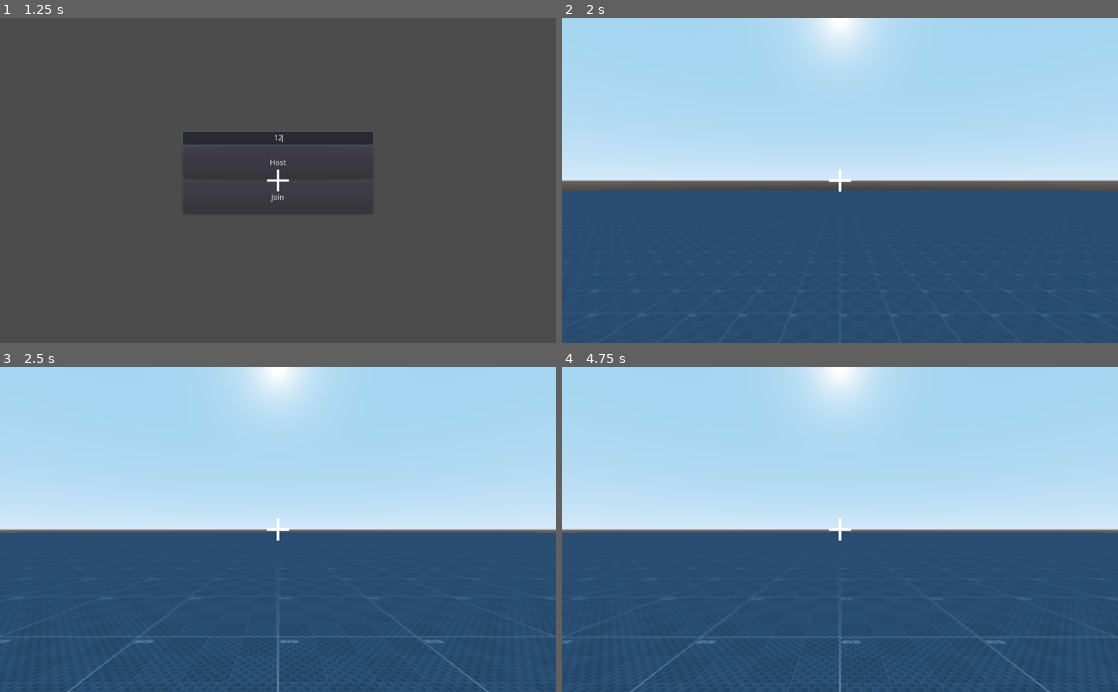
Above: before the commit, frames 1-4 (two rows, left to right).
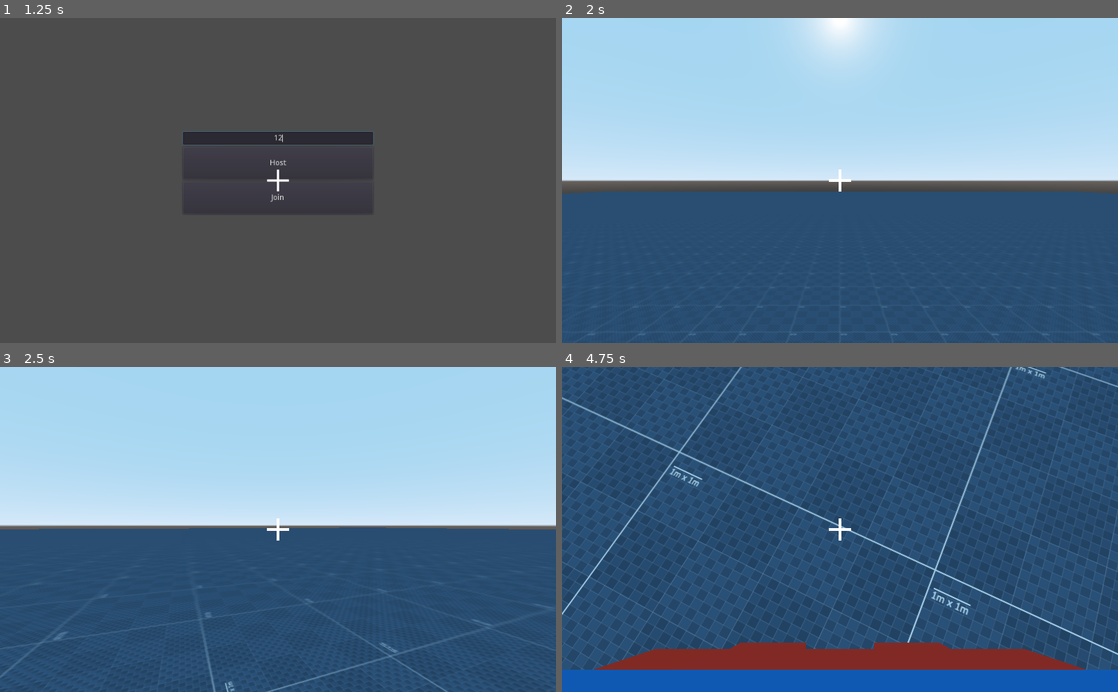
Above: after the commit, the same moments.

Repository: przemykomo/pekgame
Game: Godot game, scene res://scenes/MyScene.tscn
Same seed, same stepped clock (60 frames per second), same inputs: the game is played once before the commit and once after it.
Inputs (mouse positions are in pixels of both pictures, inside the frame that each line leads up to):
- Up to frame 1 (1.25 s): click (278, 138) at 0.52 s; type "12" at 0.6 s
- Up to frame 2 (2 s): click "Host" at 1.25 s
- Up to frame 3 (2.5 s): move the mouse to (400, 513) at 2.02 s; hold D (right, bound only after the commit) from 2.03 s (still down); click (400, 513) at 2.1 s; tap Space (jump) at 2.27, 2.3 s
- Up to frame 4 (4.75 s): tap Space (jump) at 2.57, 2.85, 3.02, 3.32, 3.8, 4.52 s; move the mouse to (728, 545) at 2.77 s; release D (right, bound only after the commit) at 2.78 s; hold S (down, bound only after the commit) 2.78-3.53 s; click (728, 545) at 3.05 s; move the mouse to (895, 458) at 3.52 s; hold D (right, bound only after the commit) 3.53-4.28 s; click (895, 458) at 3.6 s; tap Enter at 4.25 s; move the mouse to (812, 594) at 4.27 s; hold W (up, bound only after the commit) from 4.28 s (still down); click (812, 594) at 4.35 s

Frame 1 is identical in both runs. In frame 2, 0.5% of the frame differs, in the area x 0-100%, y 52-100%; in frame 3, 4.7%; in frame 4, 64%, in the area x 0-100%, y 0-100%.
Error before the commit: Parse Error: Variable "Camera" shadows a native class. (res://scripts/Player.gd:11)

Commit message:
player rigidbody movement

Diff:
--- a/project.godot
+++ b/project.godot
@@ -39,6 +39,26 @@
 "events": [ Object(InputEventMouseButton,"resource_local_to_scene":false,"resource_name":"","device":0,"alt":false,"shi …(212 unchanged characters)…
  ]
 }
+left={
+"deadzone": 0.5,
+"events": [ Object(InputEventKey,"resource_local_to_scene":false,"resource_name":"","device":0,"alt":false,"shift":false,"control":false,"meta":false,"command":false,"pressed":false,"scancode":0,"physical_scancode":65,"unicode":0,"echo":false,"script":null)
+ ]
+}
+right={
+"deadzone": 0.5,
+"events": [ Object(InputEventKey,"resource_local_to_scene":false,"resource_name":"","device":0,"alt":false,"shift":false,"control":false,"meta":false,"command":false,"pressed":false,"scancode":0,"physical_scancode":68,"unicode":0,"echo":false,"script":null)
+ ]
+}
+down={
+"deadzone": 0.5,
+"events": [ Object(InputEventKey,"resource_local_to_scene":false,"resource_name":"","device":0,"alt":false,"shift":false,"control":false,"meta":false,"command":false,"pressed":false,"scancode":0,"physical_scancode":83,"unicode":0,"echo":false,"script":null)
+ ]
+}
+up={
+"deadzone": 0.5,
+"events": [ Object(InputEventKey,"resource_local_to_scene":false,"resource_name":"","device":0,"alt":false,"shift":false,"control":false,"meta":false,"command":false,"pressed":false,"scancode":0,"physical_scancode":87,"unicode":0,"echo":false,"script":null)
+ ]
+}
 
 [physics]
 
--- a/scenes/Character.tscn
+++ /dev/null
@@ -1,15 +0,0 @@
-[gd_scene load_steps=5 format=2]
-
-[ext_resource path="res://assets/amogus.obj" type="ArrayMesh" id=1]
-[ext_resource path="res://materials/Character.tres" type="Material" id=2]
-[ext_resource path="res://scripts/Character.gd" type="Script" id=3]
-[ext_resource path="res://materials/CharacterOther.tres" type="Material" id=4]
-
-[node name="Character" type="Spatial"]
-script = ExtResource( 3 )
-otherMaterial = ExtResource( 4 )
-
-[node name="MeshInstance" type="MeshInstance" parent="."]
-transform = Transform( -1.74564e-08, 0, 0.295737, 0, 0.347546, 0, -0.347546, 0, -1.06624e-08, 0, 0.529032, -0.148559 )
-mesh = ExtResource( 1 )
-material/0 = ExtResource( 2 )
--- a/scenes/Player.tscn
+++ b/scenes/Player.tscn
@@ -1,7 +1,8 @@
-[gd_scene load_steps=5 format=2]
+[gd_scene load_steps=6 format=2]
 
-[ext_resource path="res://scripts/Player.gd" type="Script" id=1]
-[ext_resource path="res://scenes/Character.tscn" type="PackedScene" id=3]
+[ext_resource path="res://scripts/PlayerNew.gd" type="Script" id=1]
+[ext_resource path="res://materials/Character.tres" type="Material" id=2]
+[ext_resource path="res://assets/amogus.obj" type="ArrayMesh" id=3]
 [ext_resource path="res://scenes/default_env.tres" type="Environment" id=4]
 
 [sub_resource type="CapsuleShape" id=1]
@@ -10,27 +11,37 @@
 
 [node name="Player" type="RigidBody"]
 mode = 2
+continuous_cd = true
+contacts_reported = 1
+axis_lock_angular_x = true
+axis_lock_angular_y = true
+axis_lock_angular_z = true
 script = ExtResource( 1 )
 
-[node name="Camera" type="Camera" parent="."]
-transform = Transform( 1, 0, 0, 0, 1, 0, 0, 0, 1, 0, 0.757018, -0.326171 )
-environment = ExtResource( 4 )
-
 [node name="CollisionShape" type="CollisionShape" parent="."]
-transform = Transform( 1, 0, 0, 0, -4.37114e-08, 1, 0, -1, -4.37114e-08, 0, 0.489746, 0 )
+transform = Transform( 1, 0, 0, 0, -4.37114e-08, 1, 0, -1, -4.37114e-08, 0, 0.489746, 0.00128603 )
 shape = SubResource( 1 )
 
-[node name="Character" parent="." instance=ExtResource( 3 )]
-
-[node name="NetworkTickRate" type="Timer" parent="."]
+[node name="NetworkSyncTimer" type="Timer" parent="."]
 wait_time = 0.03
-autostart = true
 
 [node name="MovementTween" type="Tween" parent="."]
 
-[node name="RayCast" type="RayCast" parent="."]
-transform = Transform( 1, 0, 0, 0, 1, 0, 0, 0, 1, 0, 0.0677866, 0 )
+[node name="Feet" type="RayCast" parent="."]
+transform = Transform( 1, 0, 0, 0, 1, 0, 0, 0, 1, 0, 0.0662844, 0 )
 enabled = true
 cast_to = Vector3( 0, -0.2, 0 )
 
-[connection signal="timeout" from="NetworkTickRate" to="." method="_on_NetworkTickRate_timeout"]
+[node name="Body" type="Spatial" parent="."]
+
+[node name="MeshInstance" type="MeshInstance" parent="Body"]
+transform = Transform( -1.51917e-08, 0, 0.295737, 0, 0.347546, 0, -0.347546, 0, -1.29271e-08, 0, 0.529032, -0.148559 )
+mesh = ExtResource( 3 )
+skeleton = NodePath("../..")
+material/0 = ExtResource( 2 )
+
+[node name="Camera" type="Camera" parent="Body"]
+transform = Transform( 1, 0, 7.65773e-09, 0, 1, 0, -7.65773e-09, 0, 1, 1.15624e-09, 0.757, -0.326 )
+environment = ExtResource( 4 )
+
+[connection signal="timeout" from="NetworkSyncTimer" to="." method="_on_NetworkSyncTimer_timeout"]
--- a/scripts/Character.gd
+++ /dev/null
@@ -1,8 +0,0 @@
-extends Spatial
-
-export var otherMaterial : SpatialMaterial
-
-func _ready():
-#	if !get_parent().is_network_master():
-#		$MeshInstance.material_override = otherMaterial
-	pass
--- a/scripts/ExplosionTimer.gd
+++ b/scripts/ExplosionTimer.gd
@@ -3,6 +3,6 @@
 func _on_ExplosionTimer_timeout():
 	get_node("../Particles").emitting = true
 	for physicsBody in get_node("../ExplosionArea").get_overlapping_bodies():
-		if physicsBody is RigidBody:
-			var distance = physicsBody.global_transform.origin - get_parent().global_transform.origin
-			physicsBody.apply_central_impulse(distance.normalized() * (1 - distance.length() / 7) * 10)
+		if physicsBody != get_parent() && physicsBody is RigidBody:
+			var distance = physicsBody.global_transform.origin + Vector3(0, 0.5, 0) - get_parent().global_transform.origin
+			physicsBody.apply_central_impulse(distance.normalized() * (1 - distance.length() / 7) * 50)
--- a/scripts/Network.gd
+++ b/scripts/Network.gd
@@ -8,6 +8,7 @@
 
 var ip_address = "127.0.0.1"
 
+#warning-ignore:return_value_discarded
 func _ready():
 	get_tree().connect("connected_to_server", self, "_connected_to_server")
 	get_tree().connect("server_disconnected", self, "_server_disconnected")
--- a/scripts/Player.gd
+++ b/scripts/Player.gd
@@ -32,34 +32,34 @@
 	var toReturn = Camera.get_rotation() + Vector3(rotation, 0, 0)
 	toReturn.x = clamp(toReturn.x, PI / -2, PI / 2)
 	return toReturn
-
-func move_forward_back(in_direction: int):
-	velocity += get_transform().basis.z * in_direction * PLAYER_MOVE_SPEED
-
-func move_left_right(in_direction: int):
-	velocity += get_transform().basis.x * in_direction * PLAYER_MOVE_SPEED
+#
+#func move_forward_back(in_direction: int):
+#	velocity += get_transform().basis.z * in_direction * PLAYER_MOVE_SPEED
+#
+#func move_left_right(in_direction: int):
+#	velocity += get_transform().basis.x * in_direction * PLAYER_MOVE_SPEED
 
 func _physics_process(delta: float):
-	velocity = Vector3(0, self.velocity.y, 0)
+#	velocity = Vector3(0, self.velocity.y, 0)
 
-	if is_network_master():
-		move_forward_back(int(Input.is_key_pressed(KEY_S)) - int(Input.is_key_pressed(KEY_W)))
-		move_left_right(int(Input.is_key_pressed(KEY_D)) - int(Input.is_key_pressed(KEY_A)))
+#	if is_network_master():
+	move_forward_back(int(Input.is_key_pressed(KEY_S)) - int(Input.is_key_pressed(KEY_W)))
+	move_left_right(int(Input.is_key_pressed(KEY_D)) - int(Input.is_key_pressed(KEY_A)))
 
-		if Input.is_action_just_pressed("jump") && $RayCast.is_colliding():
-			apply_central_impulse(Vector3(0, 5, 0))
+	if Input.is_action_just_pressed("jump") && $RayCast.is_colliding():
+		apply_central_impulse(Vector3(0, 5, 0))
 #			if is_on_floor():
 #				velocity.y += JUMP_VELOCITY
-		if Input.is_action_just_pressed("throw"):
-			rpc("spawn_grenade", get_tree().get_network_unique_id())
-	else:
-		global_transform.origin = puppet_position
-
-		velocity.x = puppet_velocity.x
-		velocity.z = puppet_velocity.z
-
-		rotation.y = puppet_rotation.y
-		Camera.rotation.x = puppet_rotation.x
+	if Input.is_action_just_pressed("throw"):
+		rpc("spawn_grenade", get_tree().get_network_unique_id())
+#	else:
+#		global_transform.origin = puppet_position
+#
+#		velocity.x = puppet_velocity.x
+#		velocity.z = puppet_velocity.z
+#
+#		rotation.y = puppet_rotation.y
+#		Camera.rotation.x = puppet_rotation.x
 
 #	if is_on_floor():
 #		velocity.y -= GRAVITY / 100
@@ -69,19 +69,20 @@
 #	if !movement_tween.is_active():
 #		velocity = move_and_slide(velocity, Vector3.UP, true)
 
-puppet func update_state(p_pos, p_vel, p_rot):
-	puppet_position = p_pos
-	puppet_velocity = p_vel
-	puppet_rotation = p_rot
-
-	movement_tween.interpolate_property(self, "global_transform", global_transform, Transform(global_transform.basis, p_pos), 0.1)
-	movement_tween.start()
+#puppet func update_state(p_pos, p_vel, p_rot):
+#	puppet_position = p_pos
+#	puppet_velocity = p_vel
+#	puppet_rotation = p_rot
+#
+#	movement_tween.interpolate_property(self, "global_transform", global_transform, Transform(global_transform.basis, p_pos), 0.1)
+#	movement_tween.start()
 
 func _on_NetworkTickRate_timeout():
-	if is_network_master():
-		rpc_unreliable("update_state", global_transform.origin, velocity, Vector2(Camera.rotation.x, rotation.y))
-	else:
-		network_tick_rate.stop()
+	pass
+#	if is_network_master():
+#		rpc_unreliable("update_state", global_transform.origin, velocity, Vector2(Camera.rotation.x, rotation.y))
+#	else:
+#		network_tick_rate.stop()
 
 sync func spawn_grenade(id):
 	var grenade_instance = preload("res://scenes/Grenade.tscn").instance()
--- /dev/null
+++ b/scripts/PlayerNew.gd
@@ -0,0 +1,93 @@
+extends RigidBody
+
+export var jump_velocity = 5
+export var acceleration = 5
+var accel_multiplier = 1.0
+export var speed = 25
+export var max_speed = 10
+export (float, 0.01,1.0) var stop_speed = 0.1
+
+var velocity=Vector3()
+
+var mouse_input = Vector2()
+onready var eyes = $Body/Camera
+onready var body = $Body
+onready var feet = $Feet
+export var view_sensitivity = 30.0
+var is_on_floor = false
+var move_input
+
+func _ready():
+	if is_network_master():
+		eyes.current = true
+		linear_damp = 1.0
+		Input.set_mouse_mode(Input.MOUSE_MODE_CAPTURED)
+
+func _physics_process(delta):
+	if is_network_master():
+		#reset friction to zero to avoid sticking to walk when velocity is applied
+	#	if friction >= 0: friction = 0
+		is_on_floor = false
+		move_input = Vector2.ZERO
+		var dir = Vector3()
+		#movement input
+		move_input = Input.get_vector("left","right","down","up")
+		dir += move_input.x*body.global_transform.basis.x;
+		dir -= move_input.y*body.global_transform.basis.z;
+		velocity = lerp(velocity,dir*speed,acceleration*accel_multiplier*delta)
+		add_central_force(velocity)
+		if feet.is_colliding():
+			is_on_floor = true
+	#		friction = 1.0
+			accel_multiplier = 1.0
+		if Input.is_action_just_pressed("jump") and is_on_floor:
+			accel_multiplier = 0.1
+			is_on_floor = false
+			apply_central_impulse(Vector3.UP * jump_velocity)
+		#view and rotation
+		eyes.rotation_degrees.x -= mouse_input.y * view_sensitivity * delta;
+		eyes.rotation_degrees.x = clamp(eyes.rotation_degrees.x,-80,80)
+		body.rotation_degrees.y -= mouse_input.x * view_sensitivity * delta;
+		mouse_input = Vector2.ZERO
+
+		if Input.is_action_just_pressed("throw"):
+			rpc("spawn_grenade", get_tree().get_network_unique_id())
+
+func _integrate_forces(state):
+	if is_network_master():
+		#limit max speed
+		if state.linear_velocity.length()>max_speed:
+			state.linear_velocity=state.linear_velocity.normalized()*max_speed
+		#artificial stopping movement i.e not using physics
+		if move_input.length() < 0.2:
+			state.linear_velocity.x = lerp(state.linear_velocity.x,0,stop_speed)
+			state.linear_velocity.z = lerp(state.linear_velocity.z,0,stop_speed)
+		#push against floor to avoid sliding on "unreasonable" slopes
+		if state.get_contact_count() > 0 and move_input.length()< 0.2:
+			if is_on_floor and state.get_contact_local_normal(0).y < 0.9:
+				add_central_force(-state.get_contact_local_normal(0)*10)
+
+#mouse input
+func _input(event):
+	if is_network_master() && event is InputEventMouseMotion:
+		mouse_input = event.relative;
+
+sync func spawn_grenade(id):
+	var grenade_instance = preload("res://scenes/Grenade.tscn").instance()
+	grenade_instance.name = "Grenade" + str(Network.object_name_index)
+	Network.object_name_index += 1
+	get_tree().get_current_scene().add_child(grenade_instance)
+	grenade_instance.global_transform.origin = eyes.global_transform.origin
+	grenade_instance.linear_velocity = -eyes.global_transform.basis.z * 10
+
+puppet func sync_body(position, velocity, rotation):
+	global_transform.origin = position
+	linear_velocity = velocity
+	eyes.rotation_degrees.x = rotation.x
+	body.rotation_degrees.y = rotation.y
+
+func _on_NetworkSyncTimer_timeout():
+	if is_network_master():
+		rpc_unreliable("sync_body", global_transform.origin, linear_velocity, Vector2(eyes.rotation_degrees.x, body.rotation_degrees.y))
+	else:
+		$NetworkSyncTimer.stop()
